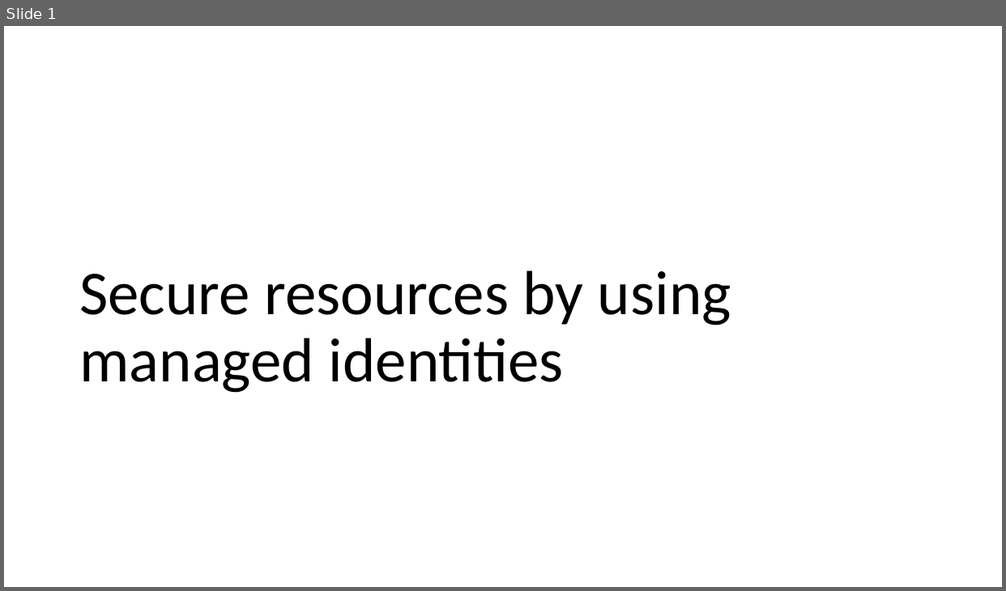
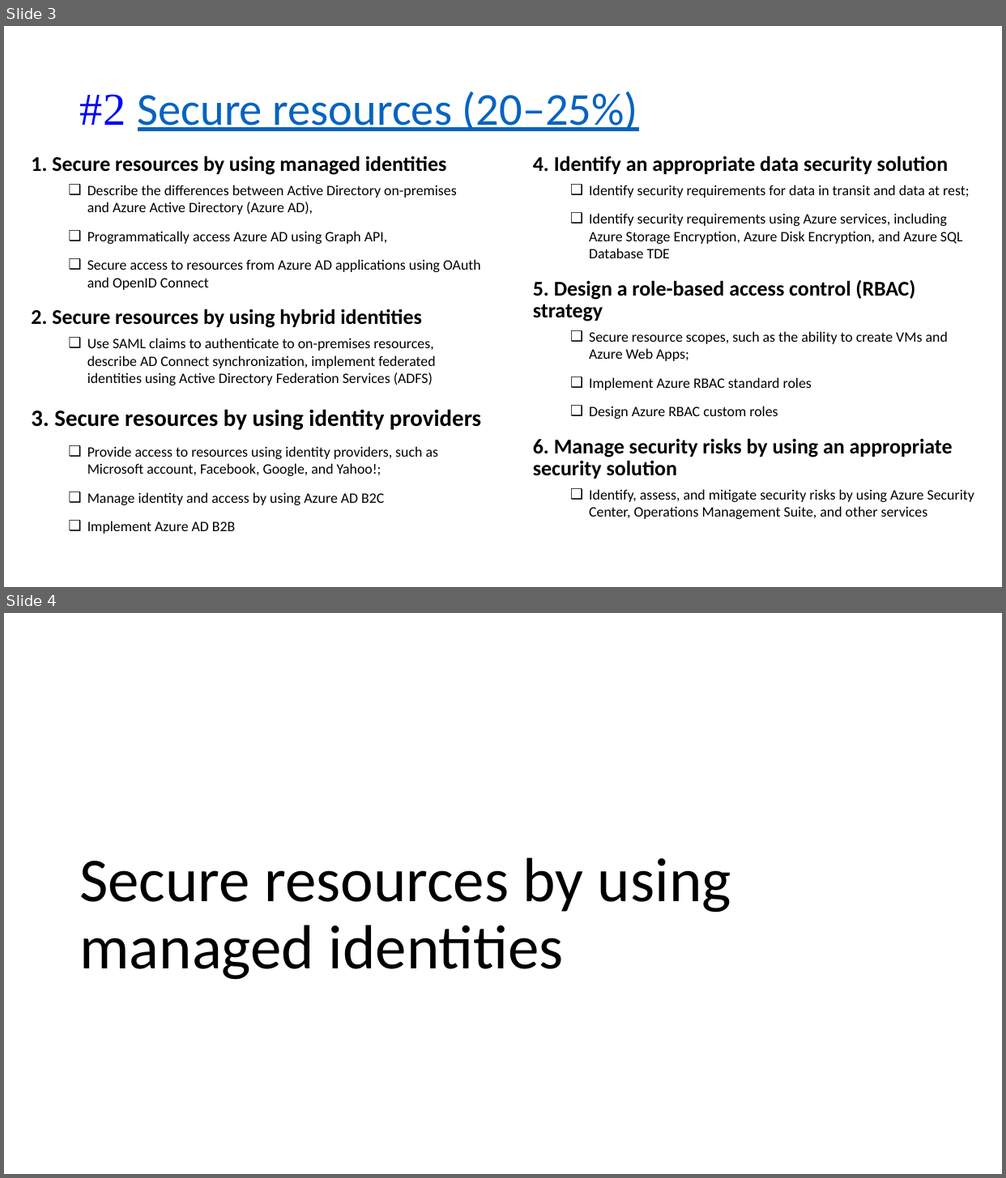
Before and after one commit to dstolts/70-534, a slide deck: Presentations/70-534-Combined-SecuritySlides.pptx. Shown one above the other, each under a label of ours: slide 1 before the commit, slides 3 and 4 after it. The pictures are 1006x591 and 1006x1178 pixels, drawn with LibreOffice and Linux fonts; fonts in the diff are those of the drawing. Boxes give left, top, right and bottom in pixels: in the first picture for what was removed or moved away, otherwise in the second. Text is boxed around its words. In the diff, an @@ line names an element or a change of style, - is before the commit and + after.

```diff
--- a/Presentations/70-534-Combined-SecuritySlides.pptx
+++ b/Presentations/70-534-Combined-SecuritySlides.pptx
@@ slide 3 added at bbox=[4, 26, 1002, 587], background #FFFFFF @@
@@ title added at bbox=[80, 92, 638, 131], 44 pt, text #0563C1, underline @@
+#2 Secure resources (20–25%)
@@ text added at bbox=[31, 156, 481, 534], 13.9 pt, text #000000 @@
+  1. Secure resources by using managed identities
+  ❑ Describe the differences between Active Directory on-premises and Azure Active Directory (Azure AD),
+  ❑ Programmatically access Azure AD using Graph API,
+  ❑ Secure access to resources from Azure AD applications using OAuth and OpenID Connect
+  2. Secure resources by using hybrid identities
+  ❑ Use SAML claims to authenticate to on-premises resources, describe AD Connect synchronization, implement federated identities using Active Directory Federation Services (ADFS)
+3. Secure resources by using identity providers
+  ❑ Provide access to resources using identity providers, such as Microsoft account, Facebook, Google, and Yahoo!;
+  ❑ Manage identity and access by using Azure AD B2C
+  ❑ Implement Azure AD B2B
@@ text added at bbox=[533, 156, 974, 519], 13.9 pt, text #000000 @@
+  4. Identify an appropriate data security solution
+  ❑ Identify security requirements for data in transit and data at rest;
+  ❑ Identify security requirements using Azure services, including Azure Storage Encryption, Azure Disk Encryption, and Azure SQL Database TDE
+  5. Design a role-based access control (RBAC) strategy
+  ❑ Secure resource scopes, such as the ability to create VMs and Azure Web Apps;
+  ❑ Implement Azure RBAC standard roles
+  ❑ Design Azure RBAC custom roles
+  6. Manage security risks by using an appropriate security solution
+  ❑ Identify, assess, and mitigate security risks by using Azure Security Center, Operations Management Suite, and other services
@@ what was slide 1 is now slide 4 @@
```
Also in this commit, not shown: 2 other slides added, 3 slides removed.
